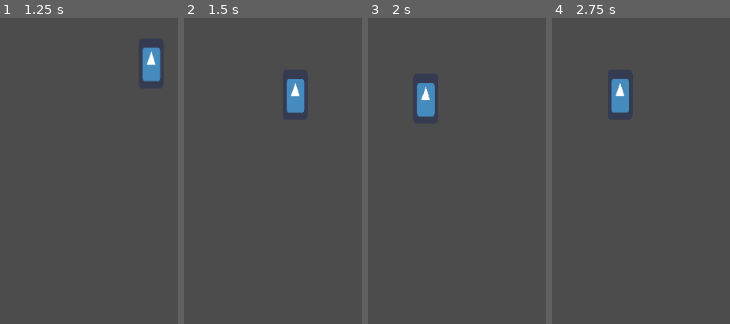
Above: before the commit, frames 1-4 (left to right).
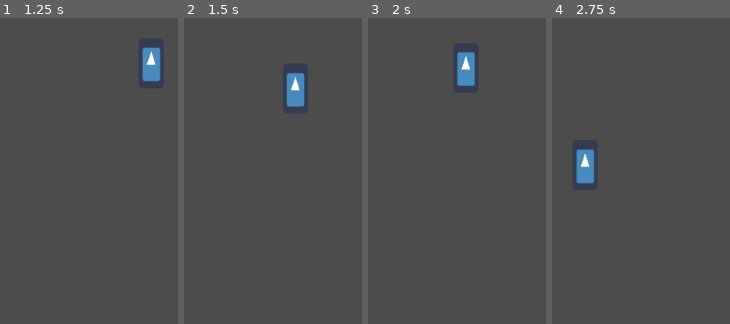
Above: after the commit, the same moments.

Repository: DominickRobinson/Supreme-Hen-Donkey
Game: Godot game, scene res://DemoScene.tscn
Two runs of this game, one before a commit and one after it. Both use one fixed random seed, a clock stepped at 60 frames per second and the inputs below. The engine's default icon, where the game draws it, is replaced by a stand-in: a white triangle on a blue panel in a dark square.
Inputs:
- Up to frame 1 (1.25 s): hold D (right) from 0.53 s (still down); tap Space (jump) at 0.77 s
- Up to frame 2 (1.5 s): keep holding D (right)
- Up to frame 3 (2 s): keep holding D (right); tap Space (jump) at 1.52 s
- Up to frame 4 (2.75 s): release D (right) at 2.03 s; hold A (left) from 2.03 s (still down)

Frame 1 is identical in both runs. In frame 2, 0.6% of the frame differs, in the area x 57-68%, y 17-32%; in frame 3, 2.2%; in frame 4, 2.3%, in the area x 13-44%, y 19-55%.

Commit message:
Spikes death ouch

Diff:
--- a/Supreme-Hen-Donkey/DemoScene.tscn
+++ b/Supreme-Hen-Donkey/DemoScene.tscn
@@ -1,19 +1,22 @@
-[gd_scene load_steps=4 format=2]
+[gd_scene load_steps=6 format=2]
 
 [ext_resource path="res://Player.tscn" type="PackedScene" id=1]
 [ext_resource path="res://Launcher.tscn" type="PackedScene" id=2]
+[ext_resource path="res://Platform.tscn" type="PackedScene" id=3]
+[ext_resource path="res://Spikes.tscn" type="PackedScene" id=4]
 
-[sub_resource type="RectangleShape2D" id=1]
-extents = Vector2( 30, 30 )
+[sub_resource type="PhysicsMaterial" id=2]
 
 [node name="DemoScene" type="Node2D"]
 
 [node name="Player" parent="." instance=ExtResource( 1 )]
 position = Vector2( 63, 376 )
+RESPAWN_POINT = NodePath("../Spawn Point")
 
 [node name="StaticBody2D" type="StaticBody2D" parent="."]
 collision_layer = 3
 collision_mask = 3
+physics_material_override = SubResource( 2 )
 __meta__ = {
 "_edit_lock_": true
 }
@@ -27,14 +30,11 @@
 [node name="Launcher" parent="." instance=ExtResource( 2 )]
 position = Vector2( 66, 457 )
 
-[node name="Box" type="RigidBody2D" parent="."]
-position = Vector2( 376, 236 )
-collision_layer = 3
-collision_mask = 3
-mass = 0.5
-__meta__ = {
-"_edit_group_": true
-}
+[node name="Platform" parent="." instance=ExtResource( 3 )]
+position = Vector2( 336, 268 )
 
-[node name="CollisionShape2D" type="CollisionShape2D" parent="Box"]
-shape = SubResource( 1 )
+[node name="Spawn Point" type="Position2D" parent="."]
+position = Vector2( 63, 379 )
+
+[node name="Spikes" parent="." instance=ExtResource( 4 )]
+position = Vector2( 470, 434 )
--- /dev/null
+++ b/Supreme-Hen-Donkey/Platform.tscn
@@ -0,0 +1,15 @@
+[gd_scene load_steps=2 format=2]
+
+[sub_resource type="RectangleShape2D" id=1]
+extents = Vector2( 30, 30 )
+
+[node name="Platform" type="RigidBody2D"]
+collision_layer = 3
+collision_mask = 3
+mass = 0.5
+__meta__ = {
+"_edit_group_": true
+}
+
+[node name="CollisionShape2D" type="CollisionShape2D" parent="."]
+shape = SubResource( 1 )
--- a/Supreme-Hen-Donkey/Player.gd
+++ b/Supreme-Hen-Donkey/Player.gd
@@ -2,12 +2,13 @@
 class_name Player
 
 # The `export` keyword tells Godot to show this variable in the Inspector
+export var RESPAWN_POINT: NodePath
 export var HORIZONTAL_MAX_SPEED := 500.0
 export var FLOOR_ACCELERATION := 30.0
 export var AIR_ACCELERATION := 20.0
 export var JUMP_SPEED := 600.0
-export var WALL_JUMP_VERTICAL_SPEED := 600.0
-export var WALL_JUMP_HORIZONTAL_SPEED := 600.0
+export var WALL_JUMP_VERTICAL_SPEED := 700.0
+export var WALL_JUMP_HORIZONTAL_SPEED := 300.0
 
 # The `onready` keyword tells Godot to only bind this variable once the scene is fully loaded
 # The `$` operator gets the node of that name relative to this node
@@ -15,6 +16,8 @@
 onready var right_zone = $RightJumpZone
 onready var bottom_zone = $BottomJumpZone
 onready var center_zone = $CenterJumpZone
+
+var reset_state := false
 
 # Lot of functions are called automatically by the engine. These include _ready, _process, etc.
 # This gets called on every physics frame. Sort of like FixedUpdate() in Unity.
@@ -24,8 +27,11 @@
 	var x := Input.get_action_strength("right") - Input.get_action_strength("left")
 
 	# Don't allow walking closer to a wall when already on it, so that you don't get stuck on it
-	if (is_on_right_wall() and x > 0) or (is_on_left_wall() and x < 0):
-		x = 0
+	if (is_on_right_wall() and x > 0):
+		x = 0.5
+
+	if (is_on_left_wall() and x < 0):
+		x = -0.5
 
 	# Apply horizontal acceleration movement
 	var accel := AIR_ACCELERATION
@@ -62,3 +68,14 @@
 	return !left_zone.get_overlapping_bodies().empty()
 func is_on_right_wall():
 	return !right_zone.get_overlapping_bodies().empty()
+
+func _integrate_forces(state):
+	if reset_state:
+		var t = state.get_transform()
+		t.origin.x = get_node(RESPAWN_POINT).position.x
+		t.origin.y = get_node(RESPAWN_POINT).position.y
+		reset_state = false
+		state.set_transform(t)
+
+func death():
+	reset_state = true
--- /dev/null
+++ b/Supreme-Hen-Donkey/Spikes.gd
@@ -0,0 +1,19 @@
+extends CollisionShape2D
+
+
+# Declare member variables here. Examples:
+
+
+# Called when the node enters the scene tree for the first time.
+func _ready():
+	pass # Replace with function body.
+
+
+# Called every frame. 'delta' is the elapsed time since the previous frame.
+#func _process(delta):
+#	pass
+
+
+func _on_Spikes_body_entered(body):
+	if (body is Player):
+		body.death()
--- /dev/null
+++ b/Supreme-Hen-Donkey/Spikes.tscn
@@ -0,0 +1,14 @@
+[gd_scene load_steps=3 format=2]
+
+[ext_resource path="res://Spikes.gd" type="Script" id=1]
+
+[sub_resource type="RectangleShape2D" id=3]
+extents = Vector2( 30, 30 )
+
+[node name="Spikes" type="Area2D"]
+
+[node name="CollisionShape2D" type="CollisionShape2D" parent="."]
+shape = SubResource( 3 )
+script = ExtResource( 1 )
+
+[connection signal="body_entered" from="." to="CollisionShape2D" method="_on_Spikes_body_entered"]
Not shown, added: .DS_Store
